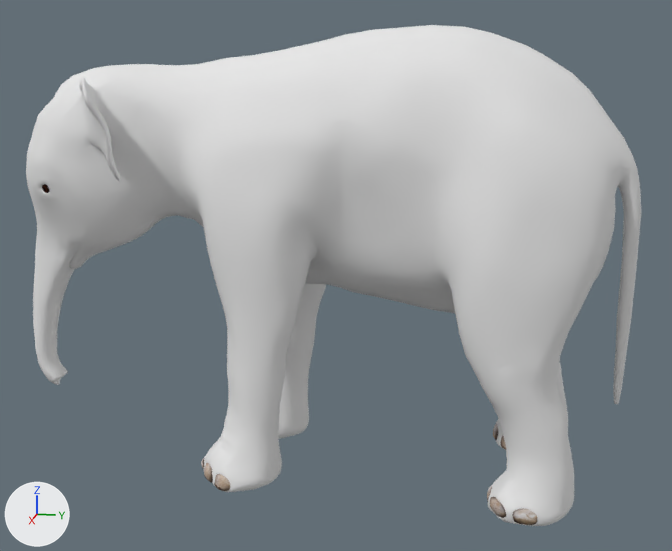
The glTF model models/ElephantScene/elephant1/baby.gltf: old version first, new version second.
Rendered twice from a camera (50 mm lens) standing at (3.07, -0.1, 1.45) and looking at (0.0, -0.71, 0.68). Every picture has the same lights, and +X, +Y and +Z are marked at lower left. Vertices at the same position are counted once.

Names of what the first picture shows: 'IndianElephantBaby.Shape'.
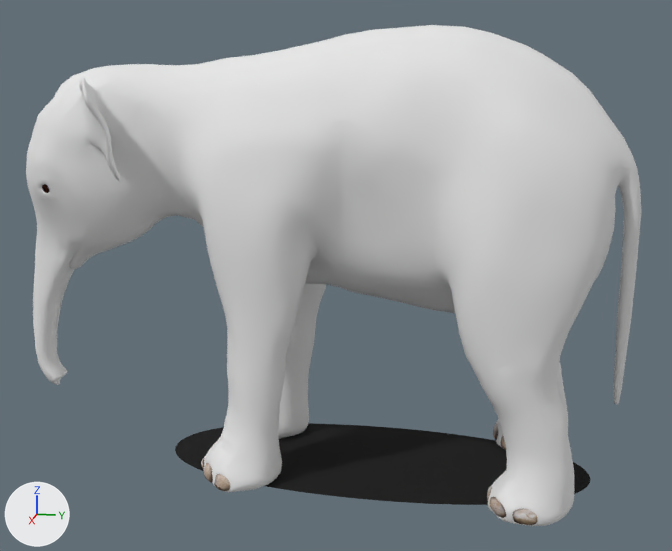
Commit message: elephant scene changes

Where the change shows, as pixel boxes (x1, y1, x2, y2) in the pictures (672 x 551 px):
part 1 of me_indianelephantbaby, added (black): after (175, 423, 590, 505)

What changed in the scene script:
```text
Add mat_shadow:
    mat_shadow = principled_material('shadow')
    mat_shadow.base_color = (0.0, 0.0, 0.0)  # black #000000
    mat_shadow.roughness = 1.0
Change me_indianelephantbaby:
    used by ob_indianelephantbaby_shape; location = (0.0, 0.0, 0.0)
    remove me_indianelephantbaby.from_pydata(...)  # 8804 vertices, 17339 faces; spans x -0.46..0.46, y -1.86..0.28, z 0.0..1.51
    add me_indianelephantbaby.from_pydata(...)  # 9093 vertices, 17851 faces; spans x -0.46..0.46, y -1.86..0.28, z 0.0..1.51
    me_indianelephantbaby part 1: a new loose piece of 289 vertices spanning x -0.3..0.3, y -1.32..0.18, z 0.0, in mat_shadow (black #000000)
    add me_indianelephantbaby.materials.append(mat_shadow)  # black #000000
```
